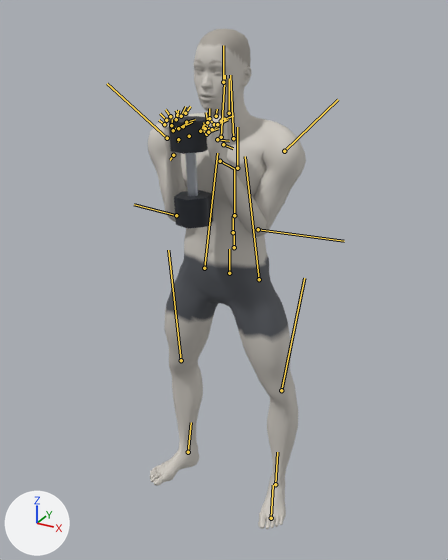
The glTF model exports/dumbbell-goblet-squat.glb, before and after one commit.
Both versions are drawn from a camera (50 mm lens) standing at (0.981, -1.838, 1.851) and looking at (0.008, -0.069, 0.967). Arrows for +X, +Y and +Z are at lower left; the lights stay in place. The first picture is the older version. Both versions are drawn at frame 0 of the action 'dumbbell-goblet-squat'; the numbers are the values there. The bones that change, and the others that lie on the model, are drawn over the model as lines.
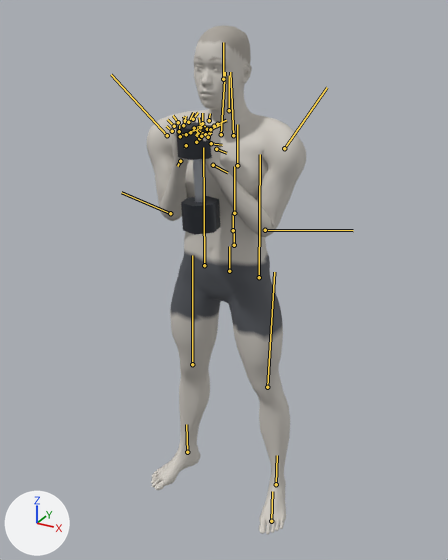
ob_dbr_right is not drawn itself; it is the parent of ob_mesh_1, ob_mesh_2, ob_mesh_3.

What changed in the scene script:
```text
Change bone_pelvis:
    where bone_pelvis = bpy.data.objects['Body'].pose.bones['pelvis']  # child of 'Root'
    bone_pelvis.location: (0.008, -0.008, 0.0) -> (0.008, 0.001, 0.0)
Change bone_upperarm_l:
    where bone_upperarm_l = bpy.data.objects['Body'].pose.bones['upperarm_l']  # child of 'clavicle_l'
    bone_upperarm_l.rotation_quaternion: (0.856, -0.439, -0.268, 0.054) -> (0.866, -0.387, -0.315, 0.019)  # degrees (-59, -24, 21) -> degrees (-54, -32, 19)
Change bone_lowerarm_l:
    where bone_lowerarm_l = bpy.data.objects['Body'].pose.bones['lowerarm_l']  # child of 'upperarm_l'
    bone_lowerarm_l.rotation_quaternion: (0.722, 0.149, -0.473, 0.483) -> (0.744, 0.148, -0.46, 0.461)  # degrees (-25, -56, 81) -> degrees (-21, -55, 75)
Change bone_hand_l:
    where bone_hand_l = bpy.data.objects['Body'].pose.bones['hand_l']  # child of 'lowerarm_l'
    bone_hand_l.rotation_quaternion: (-0.949, -0.239, 0.158, -0.133) -> (-0.92, -0.322, 0.14, -0.176)  # degrees (26, -21, 11) -> degrees (36, -22, 15)
Change bone_upperarm_r:
    where bone_upperarm_r = bpy.data.objects['Body'].pose.bones['upperarm_r']  # child of 'clavicle_r'
    bone_upperarm_r.rotation_quaternion: (0.856, 0.439, 0.268, 0.054) -> (0.866, 0.387, 0.315, 0.019)  # degrees (59, 24, 21) -> degrees (54, 32, 19)
Change bone_lowerarm_r:
    where bone_lowerarm_r = bpy.data.objects['Body'].pose.bones['lowerarm_r']  # child of 'upperarm_r'
    bone_lowerarm_r.rotation_quaternion: (0.722, -0.149, 0.473, 0.483) -> (0.744, -0.148, 0.46, 0.461)  # degrees (25, 56, 81) -> degrees (21, 55, 75)
Change bone_hand_r:
    where bone_hand_r = bpy.data.objects['Body'].pose.bones['hand_r']  # child of 'lowerarm_r'
    bone_hand_r.rotation_quaternion: (0.949, -0.239, 0.158, 0.133) -> (0.92, -0.322, 0.14, 0.176)  # degrees (-26, 21, 11) -> degrees (-36, 22, 15)
Change bone_thigh_l:
    where bone_thigh_l = bpy.data.objects['Body'].pose.bones['thigh_l']  # child of 'pelvis'
    bone_thigh_l.rotation_quaternion: (0.971, 0.069, 0.228, 0.011) -> (0.978, 0.007, 0.211, -0.003)  # degrees (9, 26, 3) -> degrees (1, 24, 0)
Change bone_calf_l:
    where bone_calf_l = bpy.data.objects['Body'].pose.bones['calf_l']  # child of 'thigh_l'
    bone_calf_l.rotation_quaternion: (0.991, -0.131, 0.003, -0.03) -> (1.0, -0.018, 0.0, 0.021)  # degrees (-15, 0, -3) -> degrees (-2, 0, 2)
Change bone_foot_l:
    where bone_foot_l = bpy.data.objects['Body'].pose.bones['foot_l']  # child of 'calf_l'
    bone_foot_l.rotation_quaternion: (0.99, 0.062, -0.096, 0.079) -> (0.997, 0.009, -0.071, -0.02)  # degrees (6, -11, 8) -> degrees (1, -8, -2)
Change bone_thigh_r:
    where bone_thigh_r = bpy.data.objects['Body'].pose.bones['thigh_r']  # child of 'pelvis'
    bone_thigh_r.rotation_quaternion: (0.971, -0.069, -0.228, 0.011) -> (0.978, -0.007, -0.211, -0.003)  # degrees (-9, -26, 3) -> degrees (-1, -24, 0)
Change bone_calf_r:
    where bone_calf_r = bpy.data.objects['Body'].pose.bones['calf_r']  # child of 'thigh_r'
    bone_calf_r.rotation_quaternion: (0.991, 0.131, -0.003, -0.03) -> (1.0, 0.018, 0.0, 0.021)  # degrees (15, 0, -3) -> degrees (2, 0, 2)
Change bone_foot_r:
    where bone_foot_r = bpy.data.objects['Body'].pose.bones['foot_r']  # child of 'calf_r'
    bone_foot_r.rotation_quaternion: (0.99, -0.062, 0.096, 0.079) -> (0.997, -0.009, 0.071, -0.02)  # degrees (-6, 11, 8) -> degrees (-1, 8, -2)
```

Where the change shows, as pixel boxes (x1, y1, x2, y2) in the pictures (448 x 560 px):
'Mesh_0', posed
    before: (148, 29, 306, 529)
    after: (147, 25, 307, 534)
'Mesh_2', posed
    before: (174, 190, 213, 229)
    after: (181, 196, 220, 235)
'Mesh_3', posed
    before: (168, 116, 209, 154)
    after: (176, 122, 216, 160)
'Mesh_1', posed (7% narrower)
    before: (185, 153, 198, 196)
    after: (193, 159, 205, 202)
bone 'pelvis', root to tip
    before: (229, 273) to (229, 249)
    after: (229, 271) to (229, 246)
bone 'upperarm_l', root to tip
    before: (284, 151) to (338, 99)
    after: (284, 148) to (327, 87)
bone 'lowerarm_l', root to tip
    before: (258, 229) to (344, 241)
    after: (265, 230) to (353, 230)
bone 'hand_l', root to tip
    before: (220, 161) to (234, 168)
    after: (213, 165) to (227, 172)
bone 'upperarm_r', root to tip
    before: (167, 138) to (107, 83)
    after: (167, 135) to (111, 74)
bone 'lowerarm_r', root to tip
    before: (176, 215) to (134, 204)
    after: (170, 213) to (121, 192)
bone 'hand_r', root to tip
    before: (173, 155) to (170, 160)
    after: (180, 161) to (177, 166)
bone 'thigh_l', root to tip
    before: (259, 279) to (245, 156)
    after: (259, 277) to (260, 154)
bone 'calf_l', root to tip
    before: (281, 390) to (304, 278)
    after: (267, 387) to (274, 272)
bone 'foot_l', root to tip
    before: (275, 484) to (277, 452)
    after: (276, 484) to (277, 455)
bone 'thigh_r', root to tip
    before: (204, 268) to (217, 153)
    after: (204, 265) to (203, 147)
bone 'calf_r', root to tip
    before: (181, 360) to (168, 250)
    after: (192, 364) to (192, 255)
bone 'foot_r', root to tip
    before: (188, 452) to (191, 422)
    after: (187, 452) to (186, 424)
